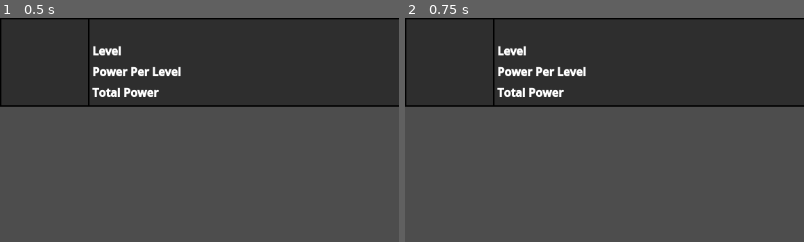
Above: before the commit, frames 1-2 (left to right).
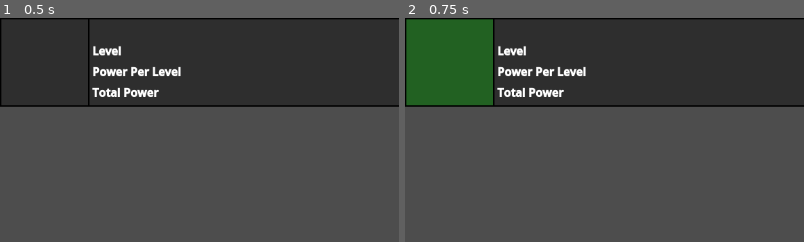
Above: after the commit, the same moments.

Repository: Wayl123/Inf-Army
Game: Godot game, scene res://scene/hero_unit.tscn
The game is run twice, just before and just after one commit, with the same random seed, the same clock (stepped at 60 frames per second) and the same inputs. This scene is started directly instead of the project's main scene.
Inputs (mouse positions are % of the whole screen's width and height, from its top left):
- Up to frame 1 (0.5 s): no input
- Up to frame 2 (0.75 s): click (6, 10) at 0.52 s
The pictures show only the part of the screen within x 0-50%, y 0-50%; the shares and areas given below are measured in that part.

Frame 1 is identical in both runs. In frame 2, 8.4% of the frame differs, in the area x 0-23%, y 0-39%.
Error after the commit: Invalid access to property or key 'Level' on a base object of type 'Dictionary'. (res://script/HeroUnit.gd:39)

Commit message:
Hero unit leveling

Diff:
--- a/scene/hero_unit.tscn
+++ b/scene/hero_unit.tscn
@@ -1,6 +1,9 @@
-[gd_scene load_steps=4 format=3 uid="uid://bgg0cbd6nv2at"]
+[gd_scene load_steps=7 format=3 uid="uid://bgg0cbd6nv2at"]
 
 [ext_resource type="Script" path="res://script/HeroUnit.gd" id="1_04aah"]
+[ext_resource type="StyleBox" uid="uid://bonnqkn7uvxcy" path="res://stylebox/hidden.tres" id="2_6btii"]
+[ext_resource type="StyleBox" uid="uid://bjnyscmsekyo5" path="res://stylebox/not_available.tres" id="2_6c5lu"]
+[ext_resource type="StyleBox" uid="uid://bno4p3j1ifd4o" path="res://stylebox/available.tres" id="3_i5kaf"]
 
 [sub_resource type="StyleBoxFlat" id="StyleBoxFlat_nqdre"]
 bg_color = Color(0.6, 0.6, 0.6, 0)
@@ -26,94 +29,121 @@
 grow_horizontal = 2
 script = ExtResource("1_04aah")
 
-[node name="HeroUnitDisplay" type="HBoxContainer" parent="."]
+[node name="FoldingMenu" type="VBoxContainer" parent="."]
 layout_mode = 2
 theme_override_constants/separation = 0
 
-[node name="ImageBorder" type="PanelContainer" parent="HeroUnitDisplay"]
+[node name="HeroUnitDisplay" type="HBoxContainer" parent="FoldingMenu"]
+custom_minimum_size = Vector2(0, 128)
+layout_mode = 2
+theme_override_constants/separation = 0
+
+[node name="ImageBorder" type="PanelContainer" parent="FoldingMenu/HeroUnitDisplay"]
 custom_minimum_size = Vector2(128, 128)
 layout_mode = 2
+mouse_filter = 2
 theme_override_styles/panel = SubResource("StyleBoxFlat_nqdre")
 
-[node name="StatBorder" type="PanelContainer" parent="HeroUnitDisplay"]
+[node name="LevelPromotion" type="Button" parent="FoldingMenu/HeroUnitDisplay/ImageBorder"]
+unique_name_in_owner = true
+layout_mode = 2
+theme_override_colors/font_color = Color(1, 1, 1, 0)
+theme_override_colors/font_hover_color = Color(1, 1, 1, 0.247059)
+theme_override_colors/font_focus_color = Color(1, 1, 1, 0)
+theme_override_colors/font_disabled_color = Color(1, 1, 1, 0)
+theme_override_styles/normal = ExtResource("2_6btii")
+theme_override_styles/hover = ExtResource("3_i5kaf")
+theme_override_styles/pressed = ExtResource("3_i5kaf")
+theme_override_styles/disabled = ExtResource("2_6c5lu")
+theme_override_styles/focus = ExtResource("2_6btii")
+
+[node name="StatBorder" type="PanelContainer" parent="FoldingMenu/HeroUnitDisplay"]
 layout_mode = 2
 size_flags_horizontal = 3
 theme_override_styles/panel = SubResource("StyleBoxFlat_pmynu")
 
-[node name="StatMargin" type="MarginContainer" parent="HeroUnitDisplay/StatBorder"]
+[node name="StatMargin" type="MarginContainer" parent="FoldingMenu/HeroUnitDisplay/StatBorder"]
 layout_mode = 2
 theme_override_constants/margin_left = 4
 theme_override_constants/margin_top = 4
 theme_override_constants/margin_right = 4
 theme_override_constants/margin_bottom = 4
 
-[node name="StatBlock" type="VBoxContainer" parent="HeroUnitDisplay/StatBorder/StatMargin"]
+[node name="StatBlock" type="VBoxContainer" parent="FoldingMenu/HeroUnitDisplay/StatBorder/StatMargin"]
 layout_mode = 2
 
-[node name="Name" type="RichTextLabel" parent="HeroUnitDisplay/StatBorder/StatMargin/StatBlock"]
+[node name="Name" type="RichTextLabel" parent="FoldingMenu/HeroUnitDisplay/StatBorder/StatMargin/StatBlock"]
 unique_name_in_owner = true
 layout_mode = 2
 size_flags_vertical = 3
 bbcode_enabled = true
 
-[node name="LevelExpBlock" type="HBoxContainer" parent="HeroUnitDisplay/StatBorder/StatMargin/StatBlock"]
+[node name="LevelExpBlock" type="HBoxContainer" parent="FoldingMenu/HeroUnitDisplay/StatBorder/StatMargin/StatBlock"]
 layout_mode = 2
 size_flags_vertical = 3
 
-[node name="LevelText" type="RichTextLabel" parent="HeroUnitDisplay/StatBorder/StatMargin/StatBlock/LevelExpBlock"]
+[node name="LevelText" type="RichTextLabel" parent="FoldingMenu/HeroUnitDisplay/StatBorder/StatMargin/StatBlock/LevelExpBlock"]
 layout_mode = 2
 size_flags_horizontal = 3
 bbcode_enabled = true
 text = "[b]Level[/b]"
 
-[node name="Level" type="RichTextLabel" parent="HeroUnitDisplay/StatBorder/StatMargin/StatBlock/LevelExpBlock"]
+[node name="Level" type="RichTextLabel" parent="FoldingMenu/HeroUnitDisplay/StatBorder/StatMargin/StatBlock/LevelExpBlock"]
 unique_name_in_owner = true
 layout_mode = 2
 size_flags_horizontal = 3
 bbcode_enabled = true
 
-[node name="ExpText" type="RichTextLabel" parent="HeroUnitDisplay/StatBorder/StatMargin/StatBlock/LevelExpBlock"]
+[node name="ExpText" type="RichTextLabel" parent="FoldingMenu/HeroUnitDisplay/StatBorder/StatMargin/StatBlock/LevelExpBlock"]
 layout_mode = 2
 size_flags_horizontal = 3
 bbcode_enabled = true
 text = "[b]Exp Req[/b]"
 
-[node name="Exp" type="RichTextLabel" parent="HeroUnitDisplay/StatBorder/StatMargin/StatBlock/LevelExpBlock"]
+[node name="Exp" type="RichTextLabel" parent="FoldingMenu/HeroUnitDisplay/StatBorder/StatMargin/StatBlock/LevelExpBlock"]
 unique_name_in_owner = true
 layout_mode = 2
 size_flags_horizontal = 3
 bbcode_enabled = true
 
-[node name="LevelPowerBlock" type="HBoxContainer" parent="HeroUnitDisplay/StatBorder/StatMargin/StatBlock"]
+[node name="LevelPowerBlock" type="HBoxContainer" parent="FoldingMenu/HeroUnitDisplay/StatBorder/StatMargin/StatBlock"]
 layout_mode = 2
 size_flags_vertical = 3
 
-[node name="LevelPowerText" type="RichTextLabel" parent="HeroUnitDisplay/StatBorder/StatMargin/StatBlock/LevelPowerBlock"]
+[node name="LevelPowerText" type="RichTextLabel" parent="FoldingMenu/HeroUnitDisplay/StatBorder/StatMargin/StatBlock/LevelPowerBlock"]
 layout_mode = 2
 size_flags_horizontal = 3
 bbcode_enabled = true
 text = "[b]Power Per Level[/b]"
 
-[node name="LevelPower" type="RichTextLabel" parent="HeroUnitDisplay/StatBorder/StatMargin/StatBlock/LevelPowerBlock"]
+[node name="LevelPower" type="RichTextLabel" parent="FoldingMenu/HeroUnitDisplay/StatBorder/StatMargin/StatBlock/LevelPowerBlock"]
 unique_name_in_owner = true
 layout_mode = 2
 size_flags_horizontal = 3
 size_flags_vertical = 3
 bbcode_enabled = true
 
-[node name="PowerBlock" type="HBoxContainer" parent="HeroUnitDisplay/StatBorder/StatMargin/StatBlock"]
+[node name="PowerBlock" type="HBoxContainer" parent="FoldingMenu/HeroUnitDisplay/StatBorder/StatMargin/StatBlock"]
 layout_mode = 2
 size_flags_vertical = 3
 
-[node name="PowerText" type="RichTextLabel" parent="HeroUnitDisplay/StatBorder/StatMargin/StatBlock/PowerBlock"]
+[node name="PowerText" type="RichTextLabel" parent="FoldingMenu/HeroUnitDisplay/StatBorder/StatMargin/StatBlock/PowerBlock"]
 layout_mode = 2
 size_flags_horizontal = 3
 bbcode_enabled = true
 text = "[b]Total Power[/b]"
 
-[node name="Power" type="RichTextLabel" parent="HeroUnitDisplay/StatBorder/StatMargin/StatBlock/PowerBlock"]
+[node name="Power" type="RichTextLabel" parent="FoldingMenu/HeroUnitDisplay/StatBorder/StatMargin/StatBlock/PowerBlock"]
 unique_name_in_owner = true
 layout_mode = 2
 size_flags_horizontal = 3
 size_flags_vertical = 3
 bbcode_enabled = true
+
+[node name="PromotionDetail" type="PanelContainer" parent="FoldingMenu"]
+unique_name_in_owner = true
+visible = false
+layout_mode = 2
+
+[node name="Test" type="Button" parent="FoldingMenu/PromotionDetail"]
+layout_mode = 2
--- a/scene/unit_page.tscn
+++ b/scene/unit_page.tscn
@@ -52,4 +52,5 @@
 
 [node name="UnitShop" parent="UnitMargin/FoldingMenu" instance=ExtResource("4_2c6rx")]
 unique_name_in_owner = true
+visible = false
 layout_mode = 2
--- a/script/ExplorationArea.gd
+++ b/script/ExplorationArea.gd
@@ -41,6 +41,7 @@
 	resource.update_exp(claimAmount[1])
 	explorationProgress.value += claimAmount[1]
 
+	unitInventory.update_hero_display()
 	unitInventory.update_shop_cost()
 
 func _set_display() -> void:
--- a/script/HeroUnit.gd
+++ b/script/HeroUnit.gd
@@ -1,30 +1,106 @@
 extends PanelContainer
 
+@onready var resource = get_tree().get_first_node_in_group("Resource")
+@onready var exploration = get_tree().get_first_node_in_group("Exploration")
+
+@onready var levelPromotion = %LevelPromotion
 @onready var unitName = %Name
 @onready var unitLevel = %Level
 @onready var unitExp = %Exp
 @onready var unitLevelPower = %LevelPower
 @onready var unitPower = %Power
+@onready var promotionDetail = %PromotionDetail
+
+var HIDDENSTYLE = preload("res://stylebox/hidden.tres")
+var NOTAVAILABLESTYLE = preload("res://stylebox/not_available.tres")
+var AVAILABLESTYLE = preload("res://stylebox/available.tres")
+var HIDDENCOLOR = Color.hex(0xffffff00)
+var VISIBLECOLOR = Color.hex(0xffffff3f)
 
 var data = {}
+
+var levelButtonHovering = false
+var detailExpanded = false
+
+func _ready() -> void:
+	levelPromotion.connect("mouse_entered", Callable(self, "_level_available"))
+	levelPromotion.connect("mouse_exited", Callable(self, "_hide_hover"))
+	levelPromotion.connect("pressed", Callable(self, "_level_or_promote"))
 
 func _update_display() -> void:
 	unitName.text = str("[center][b]", data["Name"], "[/b][/center]")
 	unitLevelPower.text = str("[right]", data["LevelPower"], "[/right]")
 
-	_update_level_display()
+	update_level_display()
 
-func _update_level_display() -> void:
-	unitLevel.text = str("[right]", data["Level"], "[/right]")
-	unitExp.text = str("[right]", data["ExpReq"], "[/right]")
-	unitPower.text = str("[right]", int(data["LevelPower"]) * int(data["Level"]), "[/right]")
+func _level_available() -> void:
+	levelButtonHovering = true
+
+	levelPromotion.text = "Level up" if data["Level"] < data["MaxLevel"] else "Promote"
+	levelPromotion["theme_override_colors/font_normal_color"] = VISIBLECOLOR
+	levelPromotion["theme_override_colors/font_disabled_color"] = VISIBLECOLOR
+
+	if resource.exp >= data["ExpReq"]:
+		levelPromotion["theme_override_styles/hover"] = AVAILABLESTYLE
+		levelPromotion.disabled = false
+	else:
+		levelPromotion["theme_override_styles/disabled"] = NOTAVAILABLESTYLE
+		levelPromotion.disabled = true
+
+func _hide_hover() -> void:
+	levelButtonHovering = false
+
+	levelPromotion["theme_override_styles/disabled"] = HIDDENSTYLE
+	levelPromotion["theme_override_colors/font_normal_color"] = HIDDENCOLOR
+	levelPromotion["theme_override_colors/font_disabled_color"] = HIDDENCOLOR
+
+func _level_or_promote() -> void:
+	if data["Level"] < data["MaxLevel"]:
+		if resource.update_exp(-data["ExpReq"]):
+			data["Level"] += 1
+			if data["Level"] < data["MaxLevel"]:
+				data["ExpReq"] = int(float(data["ExpBase"]) * (float(data["ExpScale"]) ** (float(data["Level"]) - 1)))
+			else:
+				data["ExpReq"] = NAN
+
+			exploration.update_exploration_power()
+			get_parent().update_display()
+	else:
+		_expand_promotion_detail()
+
+func _expand_promotion_detail() -> void:
+	if not detailExpanded:
+		promotionDetail.custom_minimum_size = Vector2(0, 128)
+	else:
+		promotionDetail.custom_minimum_size = Vector2.ZERO
+
+	detailExpanded = not detailExpanded
+	detailExpanded.visible = detailExpanded
 
 func set_data(pUnit : Dictionary) -> void:
 	data = pUnit
 	data["Level"] = 1
-	data["ExpReq"] = int(data["ExpBase"]) * (int(data["ExpScale"]) ** (int(data["Level"]) - 1))
+	data["ExpReq"] = int(float(data["ExpBase"]) * (float(data["ExpScale"]) ** (float(data["Level"]) - 1)))
 
 	_update_display()
 
+func update_level_display() -> void:
+	var expText = ""
+
+	unitLevel.text = str("[right]", data["Level"], " (Max)" if data["Level"] >= data["MaxLevel"] else "", "[/right]")
+	unitPower.text = str("[right]", int(data["LevelPower"]) * int(data["Level"]), "[/right]")
+
+	expText += str("[right]", data["ExpReq"], " ")
+	if resource.exp >= data["ExpReq"]:
+		expText += "[color=#00ff00]"
+	else:
+		expText += "[color=#ff0000]"
+	expText += str("(", resource.exp, ")[/color][/right]")
+
+	unitExp.text = expText
+
+	if levelButtonHovering:
+		_level_available()
+
 func get_power() -> int:
 	return int(data["LevelPower"]) * int(data["Level"])
--- a/script/HeroUnitList.gd
+++ b/script/HeroUnitList.gd
@@ -15,6 +15,10 @@
 
 			heroUnit.set_data(unitData)
 
+func update_display() -> void:
+	for item in get_children():
+		item.update_level_display()
+
 func get_power_by_amount(pAmount : int) -> int:
 	var heroUnits = get_children()
 
--- a/script/LootboxGeneratorTemplate.json
+++ b/script/LootboxGeneratorTemplate.json
@@ -2,12 +2,12 @@
 	"NB1": {
 		"Name": "Novice Box 1",
 		"Prob": {
-			"1S1": 0.40,
-			"1S2": 0.40,
+			"1S1": 0.30,
+			"1S2": 0.30,
 			"2S1": 0.10,
 			"2S2": 0.09,
 			"3S1": 0.009,
-			"H3S1": 0.001
+			"H3S1": 0.201
 		},
 		"GenTime": 0.1,
 		"HoldCap": 10
--- a/script/NormalUnit.gd
+++ b/script/NormalUnit.gd
@@ -23,10 +23,15 @@
 
 	_update_display()
 
-func update_amount(pAmount : int) -> void:
-	data["Amount"] += pAmount
+func update_amount(pAmount : int) -> bool:
+	if data["Amount"] >= -pAmount:
+		data["Amount"] += pAmount
 
-	_update_amount_display()
+		_update_amount_display()
+
+		return true
+	else:
+		return false
 
 func get_power() -> int:
 	return data["Power"]
--- a/script/Resource.gd
+++ b/script/Resource.gd
@@ -16,7 +16,9 @@
 func update_money(pMoneyDelta : int) -> bool:
 	if money >= -pMoneyDelta:
 		money += pMoneyDelta
+
 		_set_display()
+
 		return true
 	else:
 		return false
@@ -24,7 +26,9 @@
 func update_exp(pExpDelta : int) -> bool:
 	if exp >= -pExpDelta:
 		exp += pExpDelta
+
 		_set_display()
+
 		return true
 	else:
 		return false
--- a/script/ShopItem.gd
+++ b/script/ShopItem.gd
@@ -14,6 +14,43 @@
 	quantity.connect("value_changed", Callable(self, "set_cost_display"))
 	setMax.connect("pressed", Callable(self, "_set_max_possible"))
 	buyButton.connect("pressed", Callable(self, "_buy_amount"))
+
+func _set_max_possible() -> void:
+	var maxPossible : int
+
+	for cost in data["Cost"]:
+		var req : int
+
+		req = data["Cost"][cost]["Req"]
+
+		if cost == "Money":
+			maxPossible = clampi(floori(data["Cost"][cost]["Node"].money / req), 1, maxPossible) if maxPossible else maxi(floori(data["Cost"][cost]["Node"].money / req), 1)
+		else:
+			maxPossible = clampi(floori(data["Cost"][cost]["Node"].get_amount() / req), 1, maxPossible) if maxPossible else maxi(floori(data["Cost"][cost]["Node"].get_amount() / req), 1)
+
+	quantity.value = maxPossible
+
+func _buy_amount() -> void:
+	var succeed = true
+
+	for cost in data["Cost"]:
+		var req : int
+		var totalReq : int
+
+		req = data["Cost"][cost]["Req"]
+
+		totalReq = req * quantity.value
+
+		if cost == "Money":
+			succeed = data["Cost"][cost]["Node"].update_money(-totalReq)
+		else:
+			succeed = data["Cost"][cost]["Node"].update_amount(-totalReq)
+
+		if not succeed:
+			break
+
+	if succeed:
+		unitInventory.add_unit({data["Id"] : quantity.value})
 
 func set_display():
 	itemName.text = data["Name"]
@@ -47,34 +84,3 @@
 	itemCost.text = costText
 
 	buyButton.disabled = not affordable
-
-func _set_max_possible() -> void:
-	var maxPossible : int
-
-	for cost in data["Cost"]:
-		var req : int
-
-		req = data["Cost"][cost]["Req"]
-
-		if cost == "Money":
-			maxPossible = clampi(floori(data["Cost"][cost]["Node"].money / req), 1, maxPossible) if maxPossible else maxi(floori(data["Cost"][cost]["Node"].money / req), 1)
-		else:
-			maxPossible = clampi(floori(data["Cost"][cost]["Node"].get_amount() / req), 1, maxPossible) if maxPossible else maxi(floori(data["Cost"][cost]["Node"].get_amount() / req), 1)
-
-	quantity.value = maxPossible
-
-func _buy_amount() -> void:
-	for cost in data["Cost"]:
-		var req : int
-		var totalReq : int
-
-		req = data["Cost"][cost]["Req"]
-
-		totalReq = req * quantity.value
-
-		if cost == "Money":
-			data["Cost"][cost]["Node"].update_money(-totalReq)
-		else:
-			data["Cost"][cost]["Node"].update_amount(-totalReq)
-
-	unitInventory.add_unit({data["Id"] : quantity.value})
--- a/script/UnitPage.gd
+++ b/script/UnitPage.gd
@@ -19,6 +19,7 @@
 		unitShop.size_flags_vertical = SIZE_FILL
 
 	shopExpanded = not shopExpanded
+	unitShop.visible = shopExpanded
 
 func add_unit(pUnits : Dictionary) -> void:
 	var heroUnits = {}
@@ -49,5 +50,8 @@
 func get_unit_node_ref(pId : String) -> Node:
 	return normalUnitList.get_unit_node_ref(pId)
 
+func update_hero_display() -> void:
+	heroUnitList.update_display()
+
 func update_shop_cost() -> void:
 	unitShop.update_shop_cost()
--- a/script/UnitShop.gd
+++ b/script/UnitShop.gd
@@ -1,8 +1,8 @@
 extends PanelContainer
 
 @onready var globalData = get_tree().get_first_node_in_group("GlobalData")
+@onready var resource = get_tree().get_first_node_in_group("Resource")
 @onready var unitInventory = get_tree().get_first_node_in_group("UnitInventory")
-@onready var resource = get_tree().get_first_node_in_group("Resource")
 
 @onready var unitShopList = %UnitShopList
 
@@ -55,6 +55,5 @@
 			data[item]["ItemNode"].set_cost_display()
 
 func update_shop_cost() -> void:
-	for item in data:
-		if data[item].has("ItemNode"):
-			data[item]["ItemNode"].set_cost_display()
+	for item in unitShopList.get_children():
+		item.set_cost_display()
--- /dev/null
+++ b/stylebox/available.tres
@@ -0,0 +1,4 @@
+[gd_resource type="StyleBoxFlat" format=3 uid="uid://bno4p3j1ifd4o"]
+
+[resource]
+bg_color = Color(0, 1, 0, 0.247059)
--- /dev/null
+++ b/stylebox/hidden.tres
@@ -0,0 +1,4 @@
+[gd_resource type="StyleBoxFlat" format=3 uid="uid://bonnqkn7uvxcy"]
+
+[resource]
+bg_color = Color(0, 0, 0, 0)
--- /dev/null
+++ b/stylebox/not_available.tres
@@ -0,0 +1,4 @@
+[gd_resource type="StyleBoxFlat" format=3 uid="uid://bjnyscmsekyo5"]
+
+[resource]
+bg_color = Color(1, 0, 0, 0.247059)
